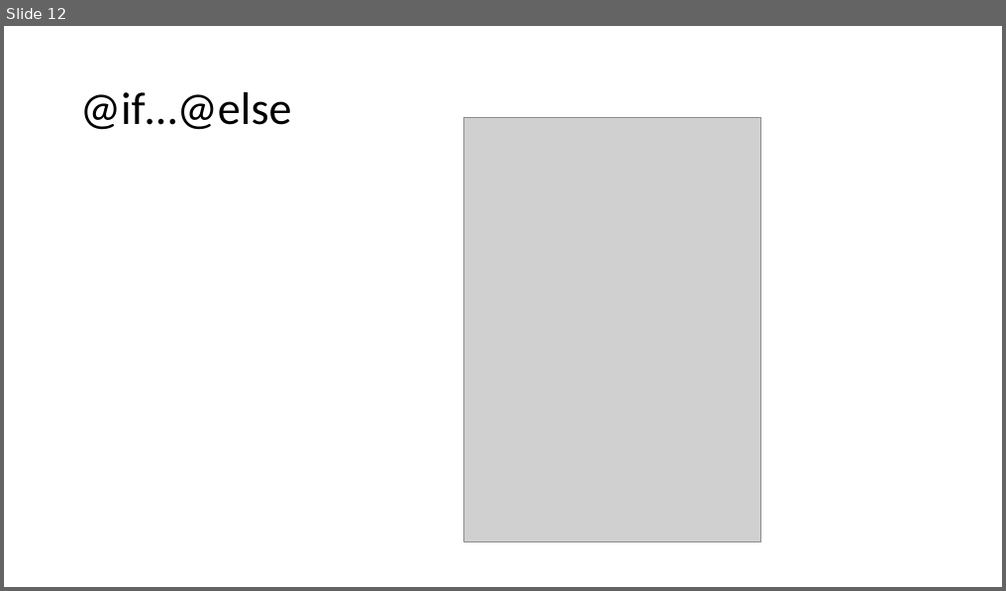
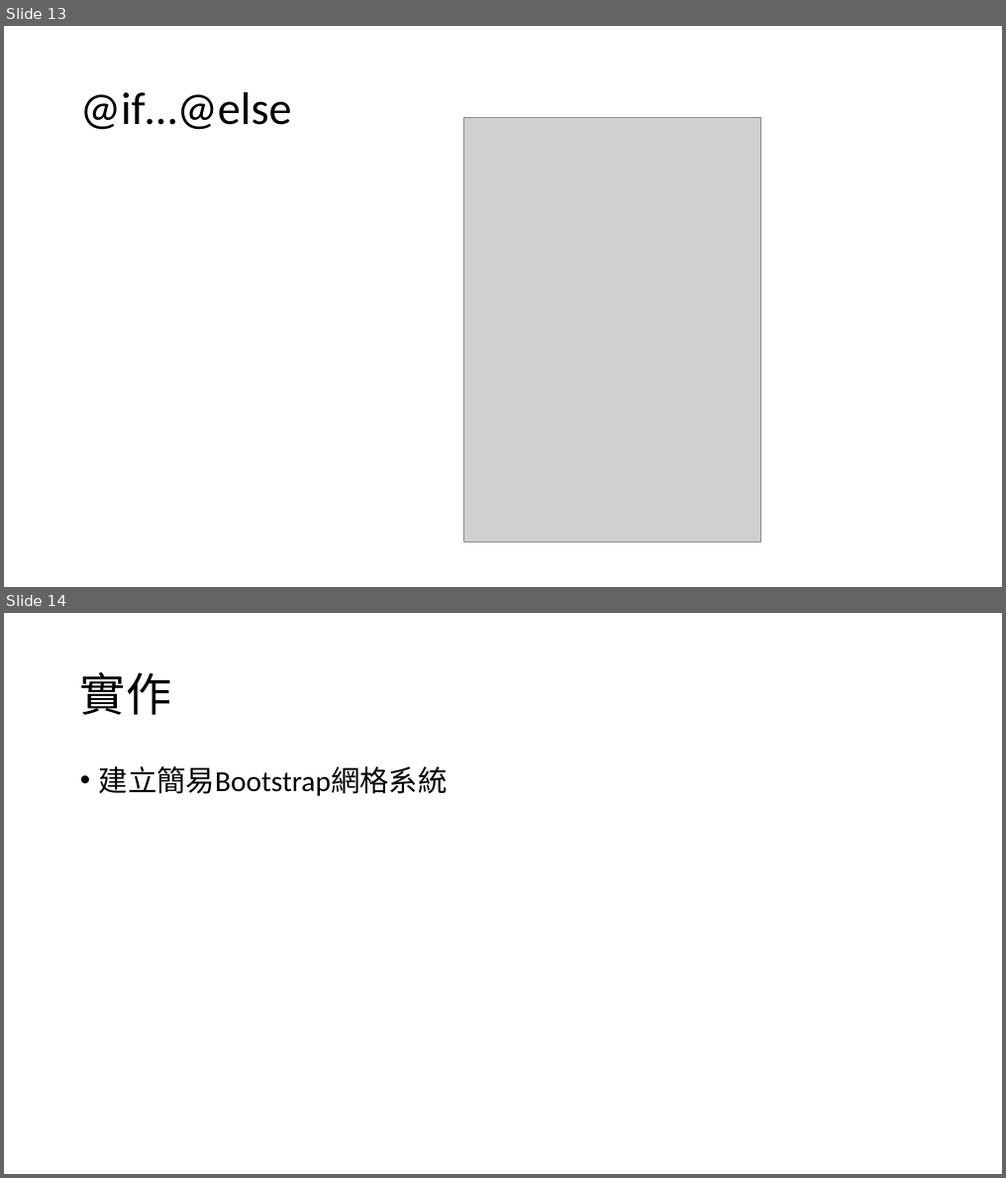
Before and after one commit to choco2001/ppt, a slide deck: sass.pptx. Shown one above the other, each under a label of ours: slide 12 before the commit, slides 13 and 14 after it. The pictures are 1006x591 and 1006x1178 pixels, drawn with LibreOffice and Linux fonts; fonts in the diff are those of the drawing; grey boxes stand for pictures. Boxes give left, top, right and bottom in pixels: in the first picture for what was removed or moved away, otherwise in the second. Text is boxed around its words. In the diff, an @@ line names an element or a change of style, - is before the commit and + after.

```diff
--- a/sass.pptx
+++ b/sass.pptx
@@ slide 14 added at bbox=[4, 613, 1002, 1174], background #FFFFFF @@
@@ title added at bbox=[80, 672, 171, 715], 44 pt, text #000000 @@
+實作
@@ text added at bbox=[99, 766, 448, 796], 28 pt, text #000000 @@
+• 建立簡易Bootstrap網格系統
@@ what was slide 12 is now slide 13 @@
```
Also in this commit, not shown: 2 slides changed, 1 other slide added.
